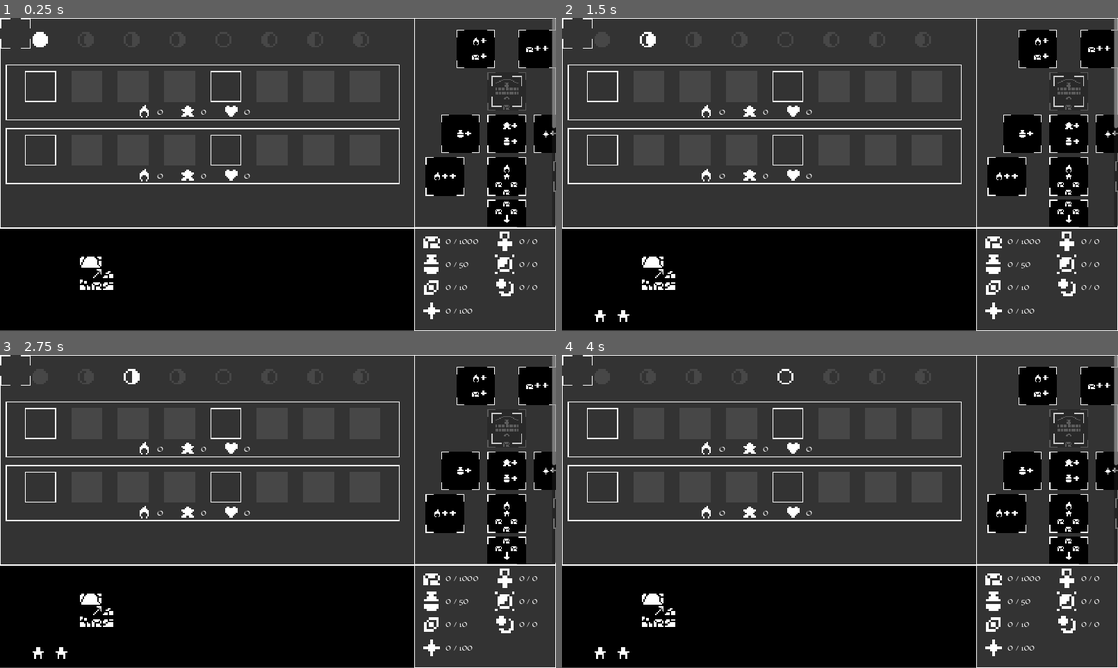
Above: before the commit, frames 1-4 (two rows, left to right).
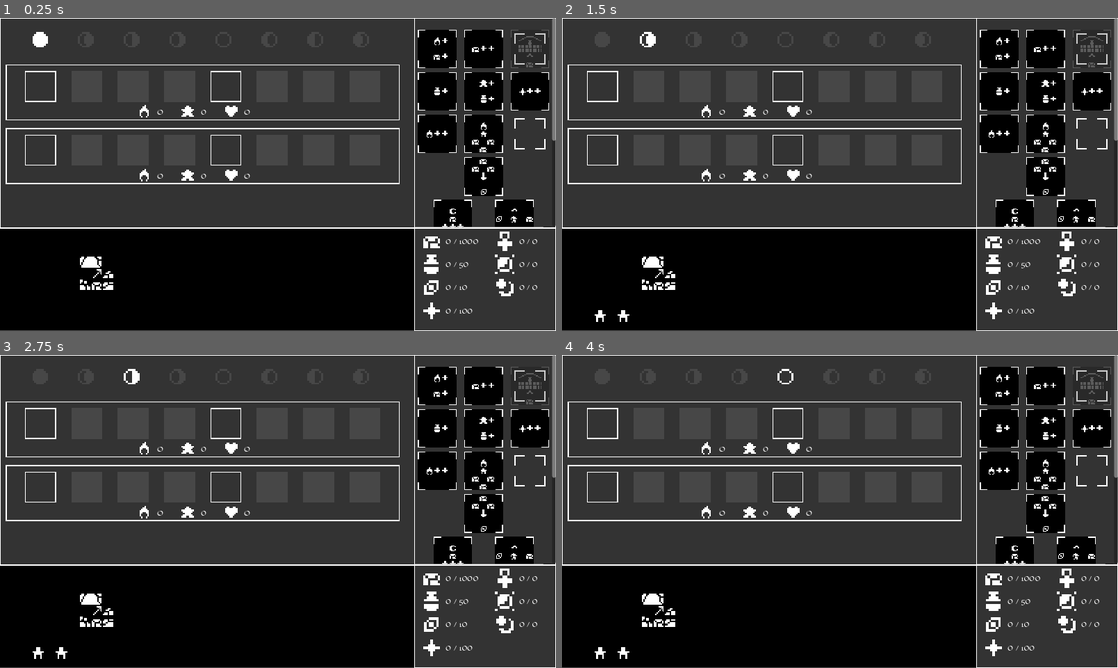
Above: after the commit, the same moments.

Repository: BoscoPubVoi/IdleSpel
Game: Godot game, scene res://main.tscn
The game is run twice, just before and just after one commit, with the same random seed, the same clock (stepped at 60 frames per second) and the same inputs.
Inputs:
- Up to frame 1 (0.25 s): no input
- Up to frame 2 (1.5 s): tap Enter at 0.5 s; tap Space at 1.25 s
- Up to frame 3 (2.75 s): no input
- Up to frame 4 (4 s): tap Enter at 2.75 s; tap Space at 3.5 s

The runs differ from the first frame. In frame 1, 9.6% of the frame differs, in the area x 0-100%, y 0-67%; in frame 2, 9.6%; in frame 3, 9.6%; in frame 4, 9.6%.

Commit message:
fixed awful merge

Diff:
--- a/main.tscn
+++ b/main.tscn
@@ -115,16 +115,6 @@
 statMinimum = 15.0
 operation = SubResource("Resource_vabre")
 
-[sub_resource type="Resource" id="Resource_sbohp"]
-script = ExtResource("4_84l6x")
-resourceTypeToProduce = "water"
-baseProduction = 8.0
-
-[sub_resource type="Resource" id="Resource_mgqh8"]
-script = ExtResource("21_1cyp2")
-resourceTypeToProduce = "water"
-minAmount = 30.0
-
 [sub_resource type="Resource" id="Resource_ana3h"]
 script = ExtResource("5_22pki")
 costs = {}
@@ -318,7 +308,7 @@
 size_flags_horizontal = 3
 size_flags_vertical = 3
 mouse_filter = 2
-theme_override_constants/margin_left = 32
+theme_override_constants/margin_left = 16
 theme_override_constants/margin_top = 32
 theme_override_constants/margin_right = 32
 theme_override_constants/margin_bottom = 32
@@ -336,7 +326,7 @@
 [node name="BA1" type="HBoxContainer" parent="ActionsPanel/ScrollContainer/Margin/WholeActionContainer/BaseActions"]
 layout_mode = 2
 mouse_filter = 2
-theme_override_constants/separation = 64
+theme_override_constants/separation = 32
 alignment = 1
 
 [node name="SmallRocks" parent="ActionsPanel/ScrollContainer/Margin/WholeActionContainer/BaseActions/BA1" instance=ExtResource("3_se0lr")]
@@ -355,13 +345,7 @@
 icon_path = "res://assets/Action_Icons/Add_rocks.png"
 tooltip = "+10 Rocks"
 
-[node name="BA2" type="HBoxContainer" parent="ActionsPanel/ScrollContainer/Margin/WholeActionContainer/BaseActions"]
-layout_mode = 2
-mouse_filter = 2
-theme_override_constants/separation = 64
-alignment = 1
-
-[node name="BigFavor" parent="ActionsPanel/ScrollContainer/Margin/WholeActionContainer/BaseActions/BA2" instance=ExtResource("3_se0lr")]
+[node name="BigFavor" parent="ActionsPanel/ScrollContainer/Margin/WholeActionContainer/BaseActions/BA1" instance=ExtResource("3_se0lr")]
 layout_mode = 2
 action_name = "Build Well"
 operations = Array[Resource("res://GameState/Operations/Operation.gd")]([SubResource("Resource_usjbx")])
@@ -407,7 +391,7 @@
 
 [node name="BA1" type="HBoxContainer" parent="ActionsPanel/ScrollContainer/Margin/WholeActionContainer/SecondaryActions"]
 layout_mode = 2
-theme_override_constants/separation = 64
+theme_override_constants/separation = 32
 alignment = 1
 
 [node name="Vigor" parent="ActionsPanel/ScrollContainer/Margin/WholeActionContainer/SecondaryActions/BA1" instance=ExtResource("3_se0lr")]
@@ -428,20 +412,6 @@
 
 [node name="BigWaterProd" parent="ActionsPanel/ScrollContainer/Margin/WholeActionContainer/SecondaryActions/BA1" instance=ExtResource("3_se0lr")]
 layout_mode = 2
-theme_override_constants/separation = 64
-alignment = 1
-
-[node name="Action" parent="ActionsPanel/ScrollContainer/Margin/WholeActionContainer/SecondaryActions/BA2" instance=ExtResource("3_se0lr")]
-layout_mode = 2
-action_name = "Get Vigorous"
-operations = Array[Resource("res://GameState/Operations/Operation.gd")]([SubResource("Resource_oc8vf")])
-icon_path = "res://assets/Add_rocks.png"
-
-[node name="Action2" parent="ActionsPanel/ScrollContainer/Margin/WholeActionContainer/SecondaryActions/BA2" instance=ExtResource("3_se0lr")]
-layout_mode = 2
-action_name = "Vigorous Rock Mining"
-operations = Array[Resource("res://GameState/Operations/Operation.gd")]([SubResource("Resource_6uhrq")])
-icon_path = "res://assets/Add_rocks.png"
 
 [node name="BA2" type="HBoxContainer" parent="ActionsPanel/ScrollContainer/Margin/WholeActionContainer/SecondaryActions"]
 layout_mode = 2
Not shown: 1 places in main.tscn that only renumber resources
